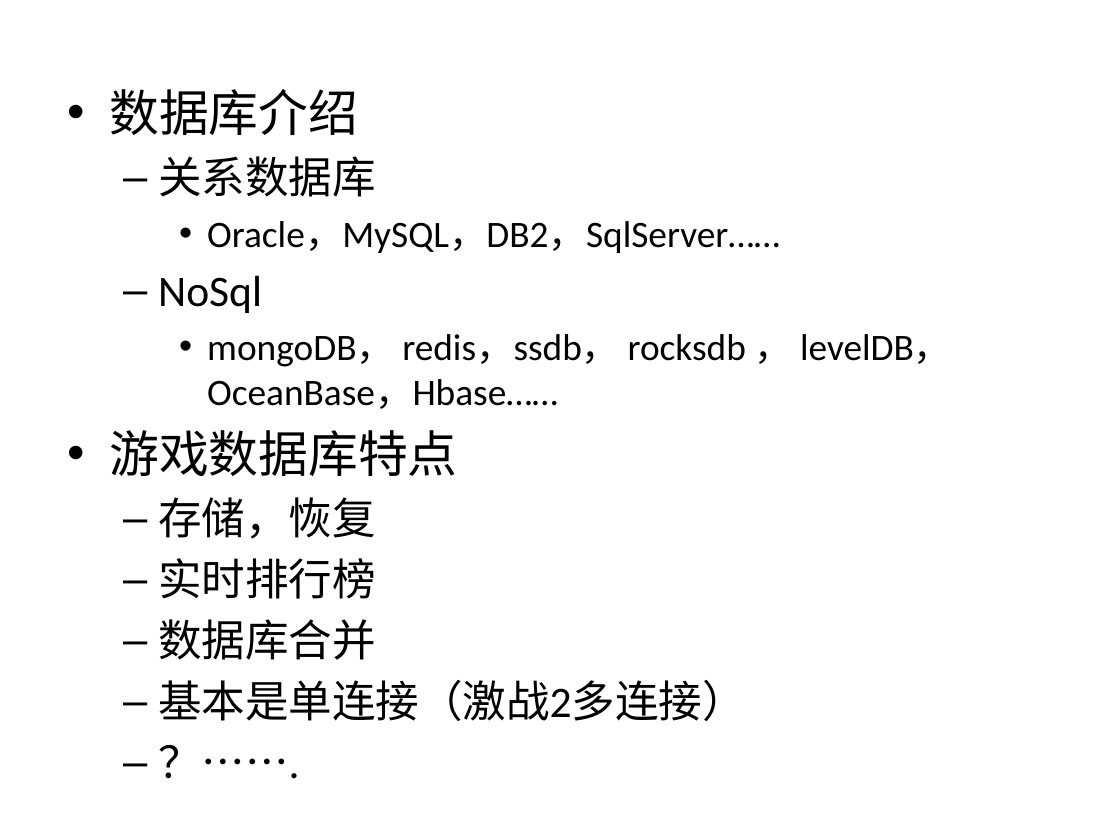
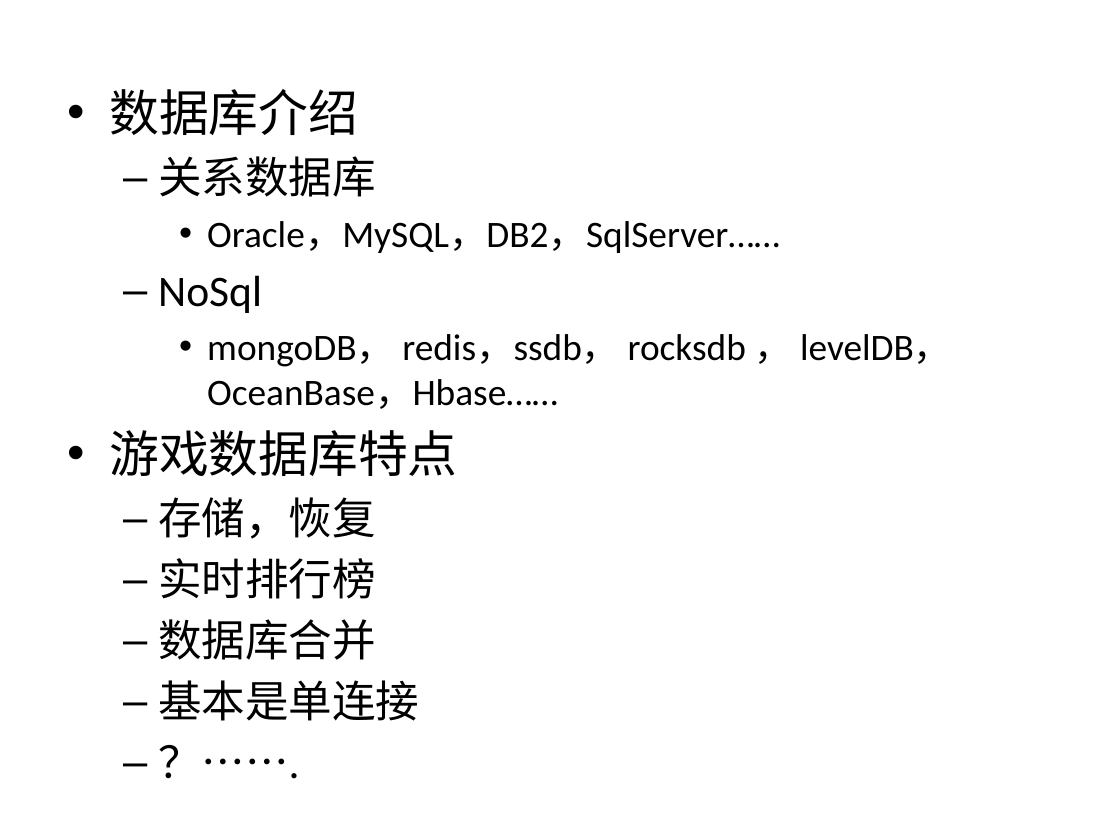
Before and after one commit to woopengcheng/GameLib, a slide deck: slide 2 of 数据库简单介绍.pptx. Drawn at 1120x840 pixels with LibreOffice and Linux fonts; fonts in the diff are those of the drawing. Boxes give left, top, right and bottom in pixels: in the first picture for what was removed or moved away, otherwise in the second. Text is boxed around its words. In the diff, an @@ line names an element or a change of style, - is before the commit and + after.

```diff
--- a/数据库简单介绍.pptx
+++ b/数据库简单介绍.pptx
@@ text at [158,680,419,721]: text changed @@
-  – 基本是单连接（激战2多连接）
+  – 基本是单连接
```
Also in this commit, not shown: 7 other slides changed, 5 slides added, 1 slide removed, 3 other files.
